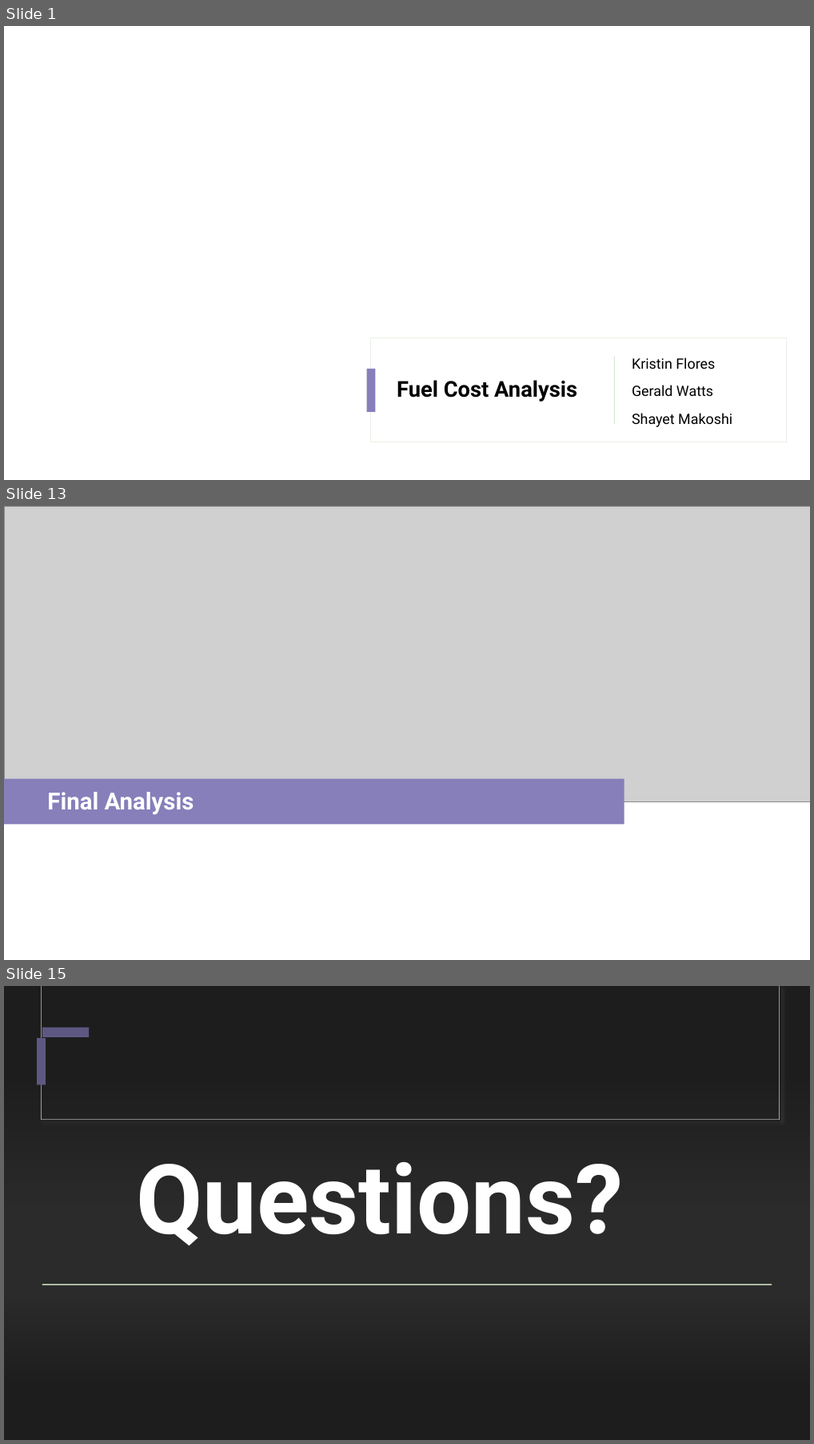
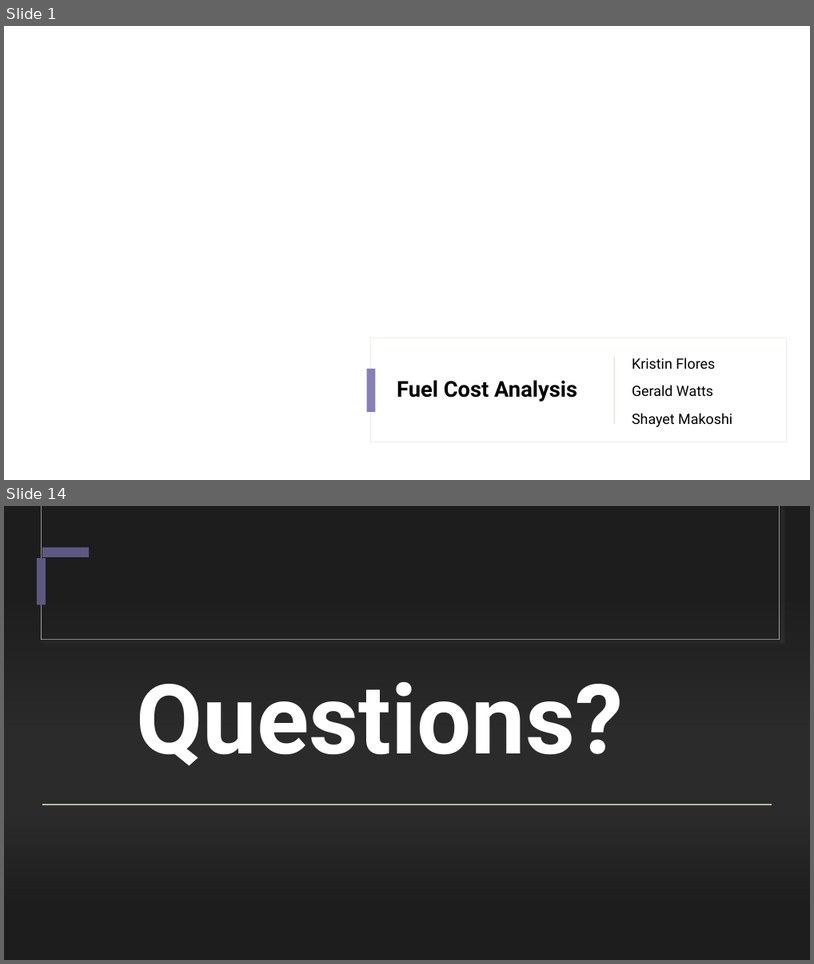
Before and after one commit to geraldwattsthethird/Fuel-Cost-Analysis, a slide deck: presentation.pptx. Shown one above the other, each under a label of ours: slides 1, 13 and 15 before the commit, slides 1 and 14 after it; the slides between them are not shown. The pictures are 814x1444 and 814x964 pixels, drawn with LibreOffice and Linux fonts; fonts in the diff are those of the drawing; grey boxes stand for pictures; background and template pictures are left out; a plain dark background stands for a picture behind light text. Boxes give left, top, right and bottom in pixels: in the first picture for what was removed or moved away, otherwise in the second. Text is boxed around its words. In the diff, an @@ line names an element or a change of style, - is before the commit and + after.

```diff
--- a/presentation.pptx
+++ b/presentation.pptx
@@ slide 13 removed at (4, 506, 810, 960), background #FFFFFF; not listed: 2 template elements that a slide beside it also shows @@
@@ rectangle removed at (4, 506, 810, 960) @@
@@ picture removed at (4, 506, 810, 801) @@
@@ rounded rectangle removed at (4, 779, 625, 824) @@
@@ title removed at (47, 792, 194, 814) @@
-Final Analysis
@@ what was slide 15 is now slide 14 @@
```
Also in this commit, not shown: 10 slides changed, 2 slides added, 2 other slides removed, 3 other files.
